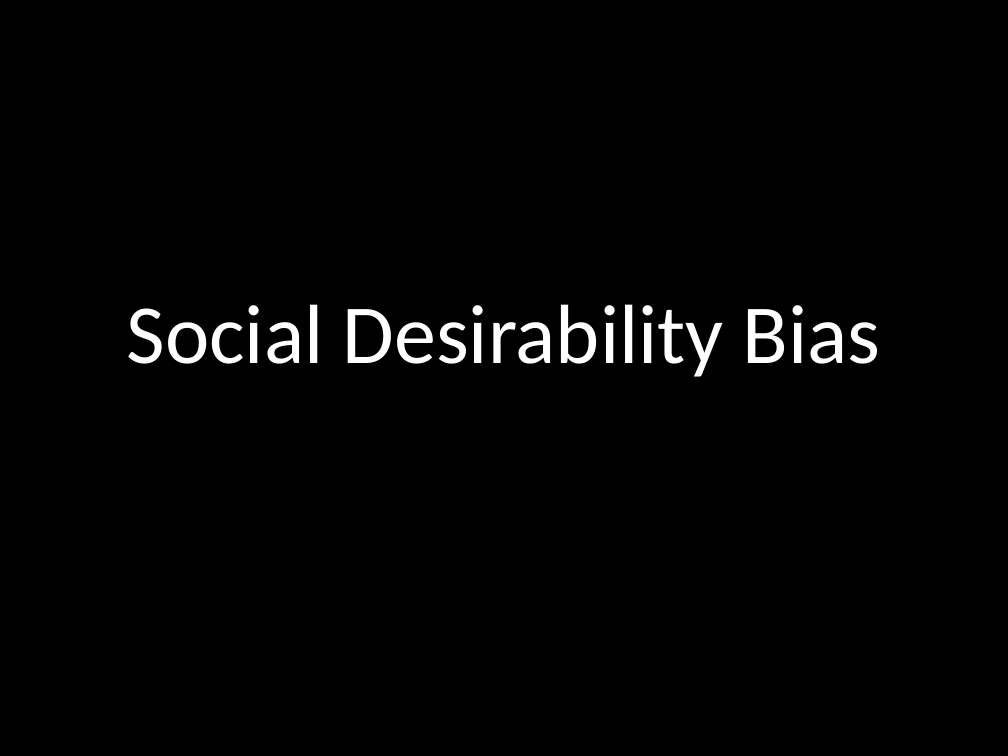
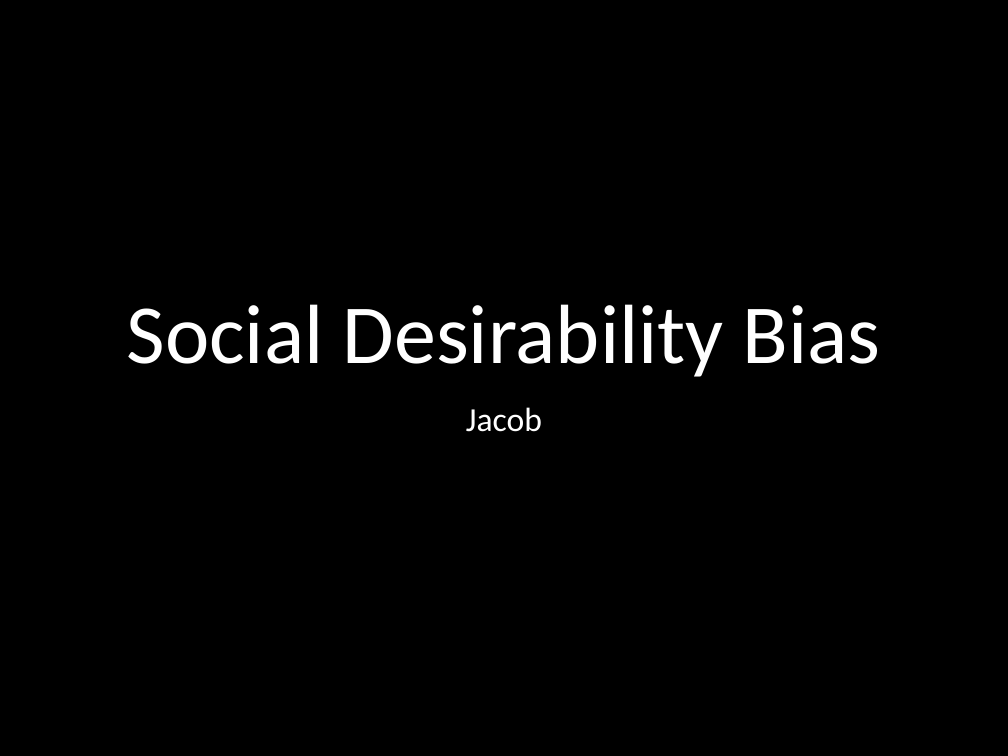
Before and after one commit to jwknaup/Junior, a slide deck: slide 1 of HON 394/Social Desirability Bias.pptx. Drawn at 1008x756 pixels with LibreOffice and Linux fonts; fonts in the diff are those of the drawing. Boxes give left, top, right and bottom in pixels: in the first picture for what was removed or moved away, otherwise in the second. Text is boxed around its words. In the diff, an @@ line names an element or a change of style, - is before the commit and + after.

Commit message:
finish social desir bias, finish force plate F

```diff
--- a/HON 394/Social Desirability Bias.pptx
+++ b/HON 394/Social Desirability Bias.pptx
@@ subtitle added at box(466, 407, 542, 432), 24 pt, text #FFFFFF @@
+Jacob
```
Also in this commit, not shown: 3 other slides changed, 3 slides added, 4 other files.
